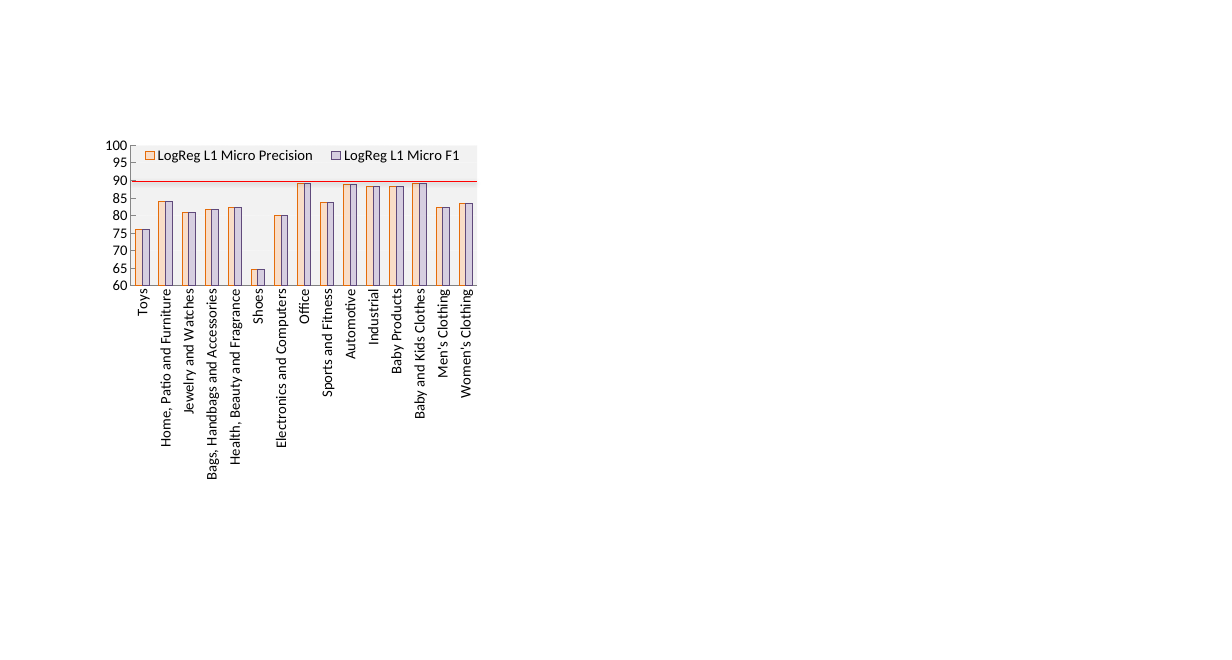
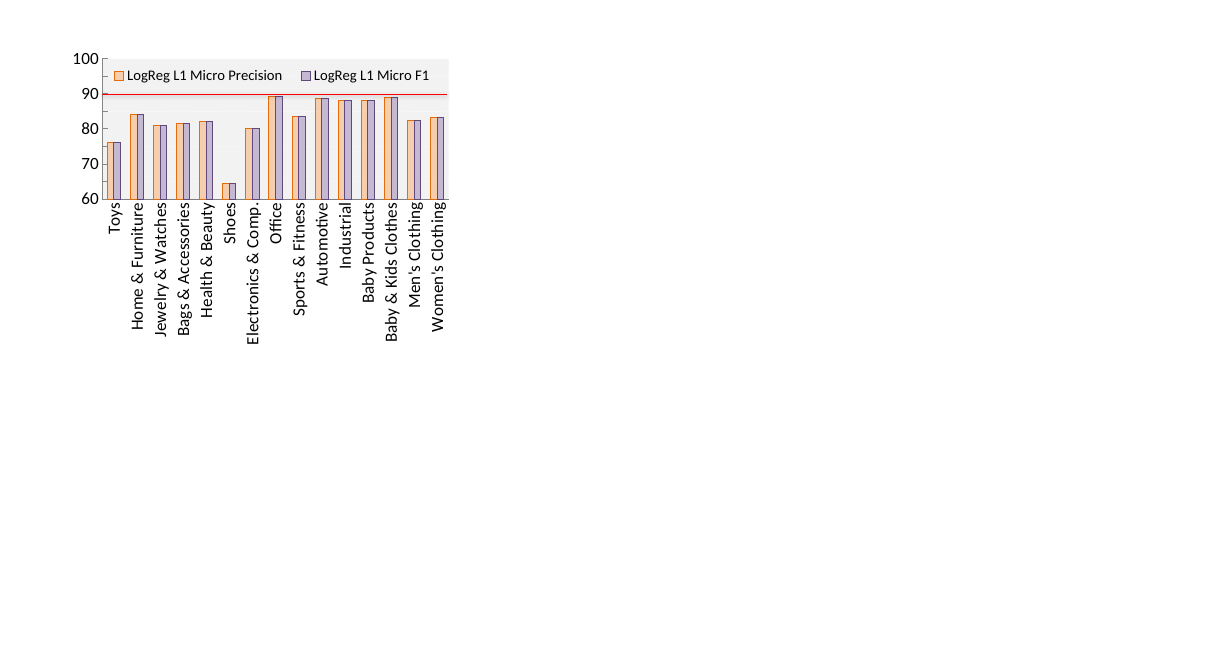
Before and after one commit to aclevine/coling, a slide deck: slide 4 of coling2016/images/illustrations-all.pptx. Drawn at 1232x660 pixels with LibreOffice and Linux fonts; fonts in the diff are those of the drawing. Boxes give left, top, right and bottom in pixels: in the first picture for what was removed or moved away, otherwise in the second. Text is boxed around its words. In the diff, an @@ line names an element or a change of style, - is before the commit and + after.

```diff
--- a/coling2016/images/illustrations-all.pptx
+++ b/coling2016/images/illustrations-all.pptx
@@ column chart: place and size @@
-column chart at <box>28,90,859,527</box>
+column chart at <box>0,4,831,441</box>
@@ column chart at <box>0,4,831,441</box> @@
-categories: Toys, Home, Patio and Furniture, Jewelry and Watches, Bags, Handbags and Accessories, Health, Beauty and Fragrance, Shoes, Electronics and Computers, Office, Sports and Fitness, Automotive, Industrial, Baby Products, Baby and Kids Clothes, Men's Clothing, Women's Clothing
+categories: Toys, Home & Furniture, Jewelry & Watches, Bags & Accessories, Health & Beauty, Shoes, Electronics & Comp., Office, Sports & Fitness, Automotive, Industrial, Baby Products, Baby & Kids Clothes, Men's Clothing, Women's Clothing
@@ colour of LogReg L1 Micro Precision #FCD5B5 at 70% opacity to #FAC090 at 70% opacity @@
@@ colour of LogReg L1 Micro F1 #CCC1DA at 72% opacity to #B3A2C7 at 72% opacity @@
@@ category axis changed @@
@@ value axis changed @@
@@ line moved from (132, 181) - (477, 181) to (102, 94) - (447, 94) @@
```
Also in this commit, not shown: 3 other slides changed, 1 slide added, 15 other files.
